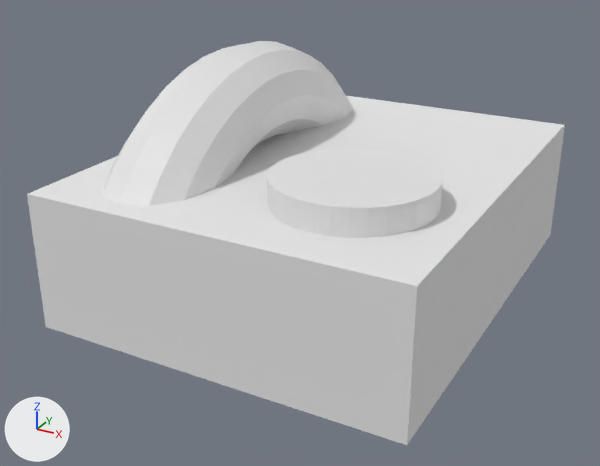
The Blender file NotForBroadcastPOC/Assets/Blender Files/- Interactive/Telephone.blend as it was, and as the next commit left it.
One viewpoint serves both versions: a camera (50 mm lens) standing at (0.176, -0.348, 0.195) and looking at (-0.006, -0.018, 0.03). Every picture has the same lights, and +X, +Y and +Z are marked at lower left.

Before the edit, the objects in view are built like this:
```python
me_cube = bpy.data.meshes.new('Cube')
me_cube.from_pydata(...)  # a box spanning x -0.5..0.5, y -0.5..0.5, z 0.0..1.0
me_cube.materials.append(mat_material)  # white #e7e7e7
me_cylinder = bpy.data.meshes.new('Cylinder')
me_cylinder.from_pydata(...)  # a 32-sided cylinder along z spanning x -1.0..1.0, y -1.0..1.0, z -1.0..1.0
me_torus = bpy.data.meshes.new('Torus')
me_torus.from_pydata(...)  # 170 vertices, 152 faces; spans x -1.25..-0.6, y -1.08..1.08, z -0.25..0.25
ob_answer_button = bpy.data.objects.new('Answer Button', me_cylinder)
ob_answer_button.location = (0.0382, -0.0513, 0.0671)
ob_answer_button.scale = (0.0364, 0.0364, 0.0113)
ob_body = bpy.data.objects.new('Body', me_cube)
ob_body.location = (0.0, 0.0, 0.0)
ob_body.scale = (0.18, 0.22, 0.0661)
ob_handset = bpy.data.objects.new('Handset', me_torus)
ob_handset.location = (-0.0477, 0.0, -0.0091)
ob_handset.rotation_euler = (0.0, 1.571, 0.0)  # degrees (0, 90, 0)
ob_handset.scale = (0.1, 0.1, 0.1)
```
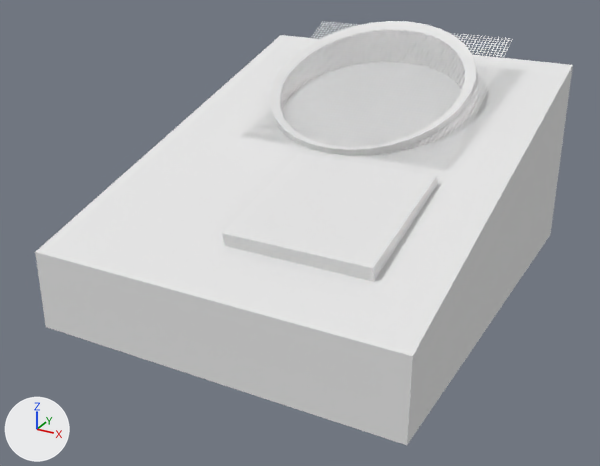
Commit message: Telephone / Intercom

What differs and where, as boxes [x1, y1, x2, y2] in the pictures (600 x 466 px):
```json
{"object": "Body", "change": "reshaped", "before": [27, 96, 565, 445], "after": [35, 35, 573, 445], "on screen": "17% taller"}
{"object": "Handset", "change": "deleted", "before": [103, 41, 353, 206]}
{"object": "Talk Button", "change": "added", "after": [222, 153, 437, 282]}
{"object": "Answer Button", "change": "deleted", "before": [267, 148, 443, 238]}
{"object": "Grill For Intercom", "change": "added", "after": [241, 21, 513, 172]}
{"object": "Speaker", "change": "added", "after": [270, 21, 478, 156]}
```

Scene script edits in JSON lines:
```json
{"block": "me_cube", "where": "me_cube.from_pydata(...)  # 8 vertices, 6 faces; spans x -0.5..0.5, y -0.5..0.5, z 0.0..1.0"}
{"block": "me_cube", "where": "# used by ob_body; location = (0.0, 0.0, 0.0); scale = (0.18, 0.22, 0.0661)"}
{"block": "me_cube", "change": "me_cube part 1"}
{"op": "set", "path": "me_cube.vertices[4].co", "old": "(0.5, 0.5, 1.0)", "new": "(0.5, 0.5, 1.501)", "note": "pixel (564, 124) -> pixel (572, 64)"}
{"op": "set", "path": "me_cube.vertices[5].co", "old": "(0.5, -0.5, 1.0)", "new": "(0.5, -0.5, 0.582)", "note": "pixel (417, 286) -> pixel (412, 356)"}
{"op": "set", "path": "me_cube.vertices[6].co", "old": "(-0.5, -0.5, 1.0)", "new": "(-0.5, -0.5, 0.582)", "note": "pixel (27, 193) -> pixel (35, 251)"}
{"op": "set", "path": "me_cube.vertices[7].co", "old": "(-0.5, 0.5, 1.0)", "new": "(-0.5, 0.5, 1.501)", "note": "not seen -> pixel (280, 34)"}
{"op": "add", "block": "me_cylinder_1", "code": ["me_cylinder_1 = bpy.data.meshes.new('Cylinder')", "me_cylinder_1.from_pydata(...)  # 128 vertices, 98 faces; spans x -1.02..1.02, y -1.04..1.07, z -1.4..1.74"]}
{"op": "add", "block": "me_cube_001", "code": ["me_cube_001 = bpy.data.meshes.new('Cube.001')", "me_cube_001.from_pydata([(-1.75, -0.88, -0.71), (-1.75, -0.97, 1.82), (-1.75, 1.65, 3.71), (-1.75, 1.56, 6.24), (0.86, -0.88, -0.71), (0.86, -0.97, 1.82), (0.86, 1.65, 3.71), (0.86, 1.56, 6.24)], [], [(0, 1, 3, 2), (2, 3, 7, 6), (6, 7, 5, 4), (4, 5, 1, 0), (2, 6, 4, 0), (7, 3, 1, 5)])"]}
{"op": "add", "block": "me_plane", "code": ["me_plane = bpy.data.meshes.new('Plane')", "me_plane.from_pydata(...)  # 6400 vertices, 3200 faces; spans x -1.0..19.0, y -0.8..19.2, z 0.5"]}
{"op": "remove", "block": "ob_answer_button", "code": ["ob_answer_button = bpy.data.objects.new('Answer Button', me_cylinder)", "ob_answer_button.location = (0.0382, -0.0513, 0.0671)", "ob_answer_button.scale = (0.0364, 0.0364, 0.0113)"]}
{"op": "remove", "block": "ob_handset", "code": ["ob_handset = bpy.data.objects.new('Handset', me_torus)", "ob_handset.location = (-0.0477, 0.0, -0.0091)", "ob_handset.rotation_euler = (0.0, 1.571, 0.0)  # degrees (0, 90, 0)", "ob_handset.scale = (0.1, 0.1, 0.1)"]}
{"op": "add", "block": "ob_speaker", "code": ["ob_speaker = bpy.data.objects.new('Speaker', me_cylinder_1)", "ob_speaker.location = (0.0018, 0.0517, 0.0763)", "ob_speaker.rotation_euler = (0.27, 0.0, 0.0)  # degrees (15, 0, 0)", "ob_speaker.scale = (0.0529, 0.0529, 0.0164)"]}
{"op": "add", "block": "ob_talk_button", "code": ["ob_talk_button = bpy.data.objects.new('Talk Button', me_cube_001)", "ob_talk_button.location = (0.0379, -0.0548, 0.0466)", "ob_talk_button.scale = (0.0268, 0.0268, 0.0037)"]}
{"op": "add", "block": "ob_grill_for_intercom", "code": ["ob_grill_for_intercom = bpy.data.objects.new('Grill For Intercom', me_plane)", "ob_grill_for_intercom.location = (-0.049, -0.0097, 0.0639)", "ob_grill_for_intercom.rotation_euler = (0.461, 0.0, 0.0)  # degrees (26, 0, 0)", "ob_grill_for_intercom.scale = (0.000932, 0.000932, 0.000932)", "_m = ob_grill_for_intercom.modifiers.new('Array', 'ARRAY')", "_m.count = 6", "_m.constant_offset_displace = (0.0, 0.0, 0.0)", "_m.relative_offset_displace = (0.0, 1.0, 0.0)", "_m = ob_grill_for_intercom.modifiers.new('Array.001', 'ARRAY')", "_m.count = 6", "_m.constant_offset_displace = (0.0, 0.0, 0.0)"]}
```
